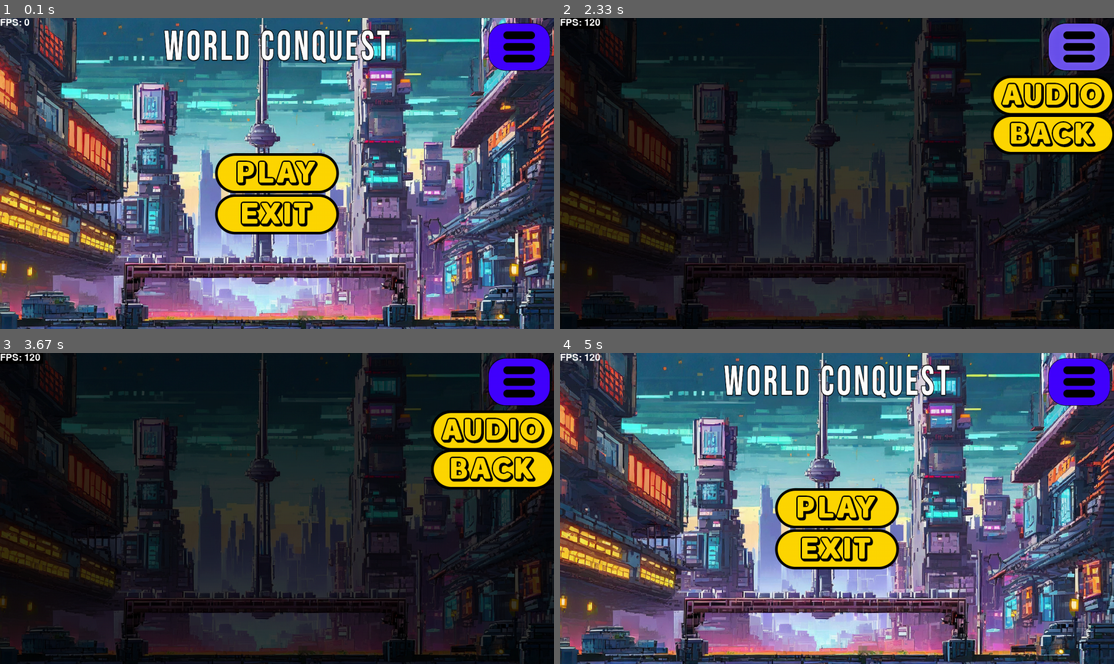
Above: before the commit, frames 1-4 (two rows, left to right).
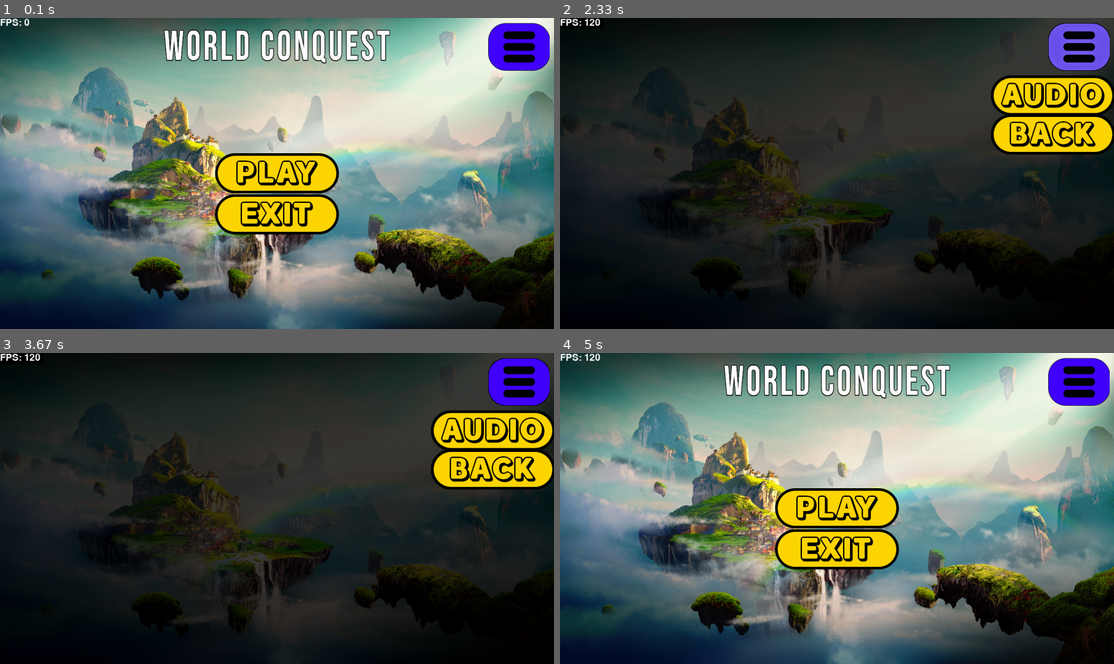
Above: after the commit, the same moments.

Repository: SWE2024/project-pygame
Game: pygame game, started from main.py
Two runs of this game, one before a commit and one after it. Both use one fixed random seed, a clock stepped at 60 frames per second and the inputs below.
Inputs (mouse positions are in pixels of both pictures, inside the frame that each line leads up to):
- Up to frame 1 (0.1 s): no input
- Up to frame 2 (2.33 s): click (837, 173) at 0.38 s; tap F at 0.67, 1.5, 1.83 s; hold Tab 1-1.47 s; hold Right 1-1.47 s; click (1080, 49) at 2.22 s
- Up to frame 3 (3.67 s): hold F 2.67-3.13 s; tap F at 3.17 s; click (487, 626) at 3.55 s
- Up to frame 4 (5 s): click (1036, 483) at 4.72 s

The runs differ from the first frame. In frame 1, 87% of the frame differs, in the area x 0-100%, y 0-100%; in frame 2, 36%; in frame 3, 36%; in frame 4, 87%.

Commit message:
new background

Diff:
--- a/main.py
+++ b/main.py
@@ -16,10 +16,10 @@
 display_height = display_info.current_h
 
 # choose here whether to start in resizable or fullscreen
-screen = pygame.display.set_mode((display_width, display_height), pygame.FULLSCREEN, vsync = 0)
+screen = pygame.display.set_mode((display_width, display_height), pygame.FULLSCREEN, vsync=0)
 # screen = pygame.display.set_mode((1280, 720), pygame.RESIZABLE, vsync = 0) # use to begin in windowed
 
-init_fullscreen = True # set to true if beginning in fulscreen
+init_fullscreen = True # set to true if beginning in fullscreen
 
 # file system setup
 current_path = os.path.dirname(__file__)
@@ -35,7 +35,7 @@
 btnSettingsHover = pygame.image.load(current_path + '/assets/btnSettingsHover.png').convert_alpha()
 btnAudio = pygame.image.load(current_path + '/assets/btnAudio.png').convert_alpha()
 btnAudioHover = pygame.image.load(current_path + '/assets/btnAudioHover.png').convert_alpha()
-btnBack= pygame.image.load(current_path + '/assets/btnBack.png').convert_alpha()
+btnBack = pygame.image.load(current_path + '/assets/btnBack.png').convert_alpha()
 btnBackHover = pygame.image.load(current_path + '/assets/btnBackHover.png').convert_alpha()
 imgLogo = pygame.image.load(current_path + '/assets/imgLogo.png').convert_alpha()
 imgBackground = pygame.image.load(current_path + '/assets/imgBackground.jpg').convert()
@@ -47,12 +47,15 @@
 """
 GAME CODE
 """
+
+
 def change_music(music_path):
     mixer.music.unload()
     mixer.music.load(music_path)
     mixer.music.play(-1)
     mixer.music.set_volume(0.3)
 
+
 class FPS:
     def __init__(self):
         self.font = pygame.font.SysFont(pygame.font.get_default_font(), 32)
@@ -61,20 +64,21 @@
         self.text = self.font.render('FPS: ' + str(round(clock.get_fps())), True, (255, 255, 255))
         screen.blit(self.text, (0, 0))
 
+
 class UI:
-    #this variable holds the method to render the current scene
-    #the variable is a pointer to the actual method definitions defined below
-    #to change scene, set this variable to the scene's method and return out of the current method
-    #the while loop will run the next scene's method true this variable
+    # this variable holds the method to render the current scene
+    # the variable is a pointer to the actual method definitions defined below
+    # to change scene, set this variable to the scene's method and return out of the current method
+    # the while loop will run the next scene's method true this variable
     current_page = None
 
-    #change this value based on the starting screen
+    # change this value based on the starting screen
     fullscreen = None
-    #change which key activates the fullscreen and resizable screen
+    # change which key activates the fullscreen and resizable screen
     fullscreen_key = pygame.K_f
 
     def __init__(self):
-        self.font = pygame.font.SysFont("kalinga", 32)
+        self.font = pygame.font.SysFont("Arial", 32)
         self.current_page = self.menu
         self.fullscreen = init_fullscreen
 
@@ -86,18 +90,18 @@
         self.text_width = self.text.get_width()
         screen.blit(self.text, (screen.get_width() - self.text_width, 0))
         self.icon = pygame.transform.scale(icon, (50, 50))
-        screen.blit(self.icon, (5, screen.get_height() - 55)) # offset by 5px so it is not stuck in the bottom left
-
-    #this the method to render the menu scene
+        screen.blit(self.icon, (5, screen.get_height() - 55))  # offset by 5px, so it is not stuck in the bottom left
+
+    # this the method to render the menu scene
     def menu(self):
-        #the screen and running variable are defined global
-        #the initialization of these variables do not exist in this scope rather outside it.
+        # the screen and running variable are defined global
+        # the initialization of these variables do not exist in this scope rather outside it.
         global screen, running
 
         current_background = pygame.transform.scale(imgBackground, (screen.get_width(), screen.get_height()))
 
         while 1:
-            dt = clock.tick(165) * 0.001 # limit fps to 165 in game
+            dt = clock.tick(165) * 0.001  # limit fps to 165 in game
 
             screen.blit(current_background, (0, 0))
 
@@ -109,7 +113,8 @@
             areaExitBtn = pygame.Rect(screen.get_width() * 0.5 - 152.5, screen.get_height() * 0.5 + 47.5, 305, 95)
             screen.blit(btnExit, (screen.get_width() * 0.5 - 152.5, screen.get_height() * 0.5 + 47.5))
 
-            areaSettingsBtn = pygame.Rect(screen.get_width() - 144 - 10, 10, 144, 122) # offset 10px from the edge of the screen
+            areaSettingsBtn = pygame.Rect(screen.get_width() - 144 - 10, 10, 144,
+                                          122)  # offset 10px from the edge of the screen
             screen.blit(btnSettings, (screen.get_width() - 144 - 10, 10))
 
             cursor_pos = pygame.mouse.get_pos()
@@ -122,15 +127,9 @@
 
             keys = pygame.key.get_pressed()
 
-            #this is the example to switch to the game scene
-            # i just used the p key for example
-            if keys[pygame.K_p]:
-                #you first change the current_page variable to the next scene you want to render
-                self.current_page = self.game
-                return
-
-            #when quitting the game, you just set running to false and return out the while loop will terminate the game
-            elif keys[pygame.K_ESCAPE]:
+            # when quitting the game, set running to false and returning out
+            # of the while loop will terminate the game
+            if keys[pygame.K_ESCAPE]:
                 running = False
                 return
 
@@ -162,12 +161,14 @@
 
                 if event.type == pygame.KEYDOWN and event.key == self.fullscreen_key:
                     if self.fullscreen:
-                        screen = pygame.display.set_mode((1280, 720), pygame.RESIZABLE, vsync = 0)
-                        current_background = pygame.transform.scale(imgBackground, (screen.get_width(), screen.get_height()))
+                        screen = pygame.display.set_mode((1280, 720), pygame.RESIZABLE, vsync=0)
+                        current_background = pygame.transform.scale(imgBackground,
+                                                                    (screen.get_width(), screen.get_height()))
                         self.fullscreen = False
                     else:
-                        screen = pygame.display.set_mode((0, 0), pygame.FULLSCREEN, vsync = 0)
-                        current_background = pygame.transform.scale(imgBackground, (screen.get_width(), screen.get_height()))
+                        screen = pygame.display.set_mode((0, 0), pygame.FULLSCREEN, vsync=0)
+                        current_background = pygame.transform.scale(imgBackground,
+                                                                    (screen.get_width(), screen.get_height()))
                         self.fullscreen = True
 
             fps.render(screen)
@@ -177,7 +178,7 @@
         global screen, running
 
         while 1:
-            dt = clock.tick(165) * 0.001 # limit fps to 165 in game
+            dt = clock.tick(165) * 0.001  # limit fps to 165 in game
 
             areaAudioBtn = pygame.Rect(screen.get_width() - 289 - 5, 132, 289, 90)
             screen.blit(btnAudio, (screen.get_width() - 289 - 5, 132))
@@ -185,7 +186,8 @@
             areaBackBtn = pygame.Rect(screen.get_width() - 289 - 5, 222, 289, 90)
             screen.blit(btnBack, (screen.get_width() - 289 - 5, 222))
 
-            areaSettingsBtn = pygame.Rect(screen.get_width() - 144 - 10, 10, 144, 122) # offset 10px from the edge of the screen
+            areaSettingsBtn = pygame.Rect(screen.get_width() - 144 - 10, 10, 144,
+                                          122)  # offset 10px from the edge of the screen
             screen.blit(btnSettings, (screen.get_width() - 144 - 10, 10))
 
             cursor_pos = pygame.mouse.get_pos()
@@ -217,27 +219,29 @@
 
                 if event.type == pygame.KEYDOWN and event.key == self.fullscreen_key:
                     if self.fullscreen:
-                        screen = pygame.display.set_mode((1280, 720), pygame.RESIZABLE, vsync = 0)
-                        current_background = pygame.transform.scale(imgBackground, (screen.get_width(), screen.get_height()))
+                        screen = pygame.display.set_mode((1280, 720), pygame.RESIZABLE, vsync=0)
+                        current_background = pygame.transform.scale(imgBackground,
+                                                                    (screen.get_width(), screen.get_height()))
                         current_background.set_alpha(60)
                         screen.blit(current_background, (0, 0))
                         pygame.display.flip()
                         """
                         ! important !
-                        this lowers the opacity of the background BEFORE fullscreening
+                        this lowers the opacity of the background BEFORE fullscreen
                         this means you do not need to call .set_alpha(60) on each frame
                         while in the menu, which tanks performance
                         """
                         self.fullscreen = False
                     else:
-                        screen = pygame.display.set_mode((0, 0), pygame.FULLSCREEN, vsync = 0)
-                        current_background = pygame.transform.scale(imgBackground, (screen.get_width(), screen.get_height()))
+                        screen = pygame.display.set_mode((0, 0), pygame.FULLSCREEN, vsync=0)
+                        current_background = pygame.transform.scale(imgBackground,
+                                                                    (screen.get_width(), screen.get_height()))
                         current_background.set_alpha(60)
                         screen.blit(current_background, (0, 0))
                         pygame.display.flip()
                         """
                         ! important !
-                        this lowers the opacity of the background BEFORE fullscreening
+                        this lowers the opacity of the background BEFORE fullscreen
                         this means you do not need to call .set_alpha(60) on each frame
                         while in the menu, which tanks performance
                         """
@@ -246,7 +250,7 @@
             """
             render only the button area, to improve performance and reduce unnecessary rendering
             """
-            pygame.draw.rect(screen, (0, 0, 0, 255), pygame.Rect(0, 0, 100, 25)) # prevents FPS values overlapping
+            pygame.draw.rect(screen, (0, 0, 0, 255), pygame.Rect(0, 0, 100, 25))  # prevents FPS values overlapping
             fps.render(screen)
             pygame.display.update(pygame.Rect(0, 0, 100, 25))
             pygame.display.update(pygame.Rect(screen.get_width() - 289 - 10, 0, 304, 322))
@@ -262,7 +266,7 @@
         while 1:
             screen.fill("black")
 
-            dt = clock.tick(165) * 0.001 # limit fps to 165 in game
+            dt = clock.tick(165) * 0.001  # limit fps to 165 in game
 
             pygame.draw.circle(screen, "red", player_pos, 33)
 
@@ -276,12 +280,12 @@
                 player_pos.x -= 500 * dt
             if (keys[pygame.K_d] or keys[pygame.K_RIGHT]) and player_pos.x < screen.get_width():
                 player_pos.x += 500 * dt
-            if (keys[pygame.K_TAB]):
+            if keys[pygame.K_TAB]:
                 self.current_page = self.menu
                 # load menu music
                 change_music(current_path + '/assets/musicMenu.mp3')
                 return
-            if (keys[pygame.K_ESCAPE]):
+            if keys[pygame.K_ESCAPE]:
                 running = False
                 return
 
@@ -296,13 +300,14 @@
 
                 if event.type == pygame.KEYDOWN and event.key == self.fullscreen_key:
                     if self.fullscreen:
-                        screen = pygame.display.set_mode((1280, 720), pygame.RESIZABLE, vsync = 0)
+                        screen = pygame.display.set_mode((1280, 720), pygame.RESIZABLE, vsync=0)
                         self.fullscreen = False
                     else:
-                        screen = pygame.display.set_mode((0, 0), pygame.FULLSCREEN, vsync = 0)
+                        screen = pygame.display.set_mode((0, 0), pygame.FULLSCREEN, vsync=0)
                         self.fullscreen = True
 
             pygame.display.flip()
+
 
 fps = FPS()
 ui = UI()
Binary file changed: assets/imgBackground.jpg
